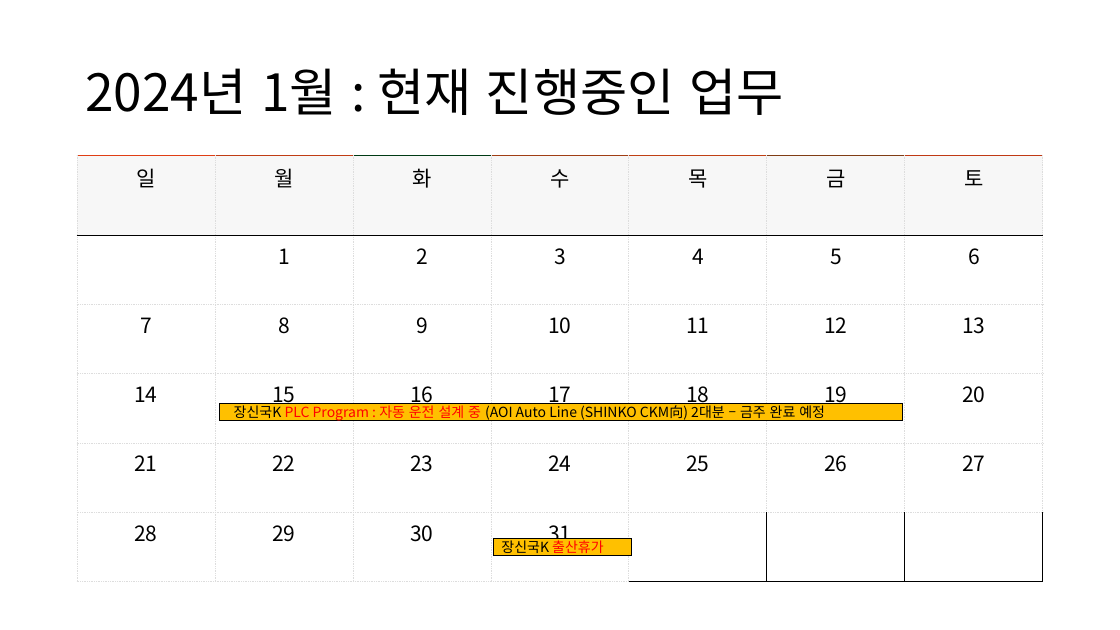
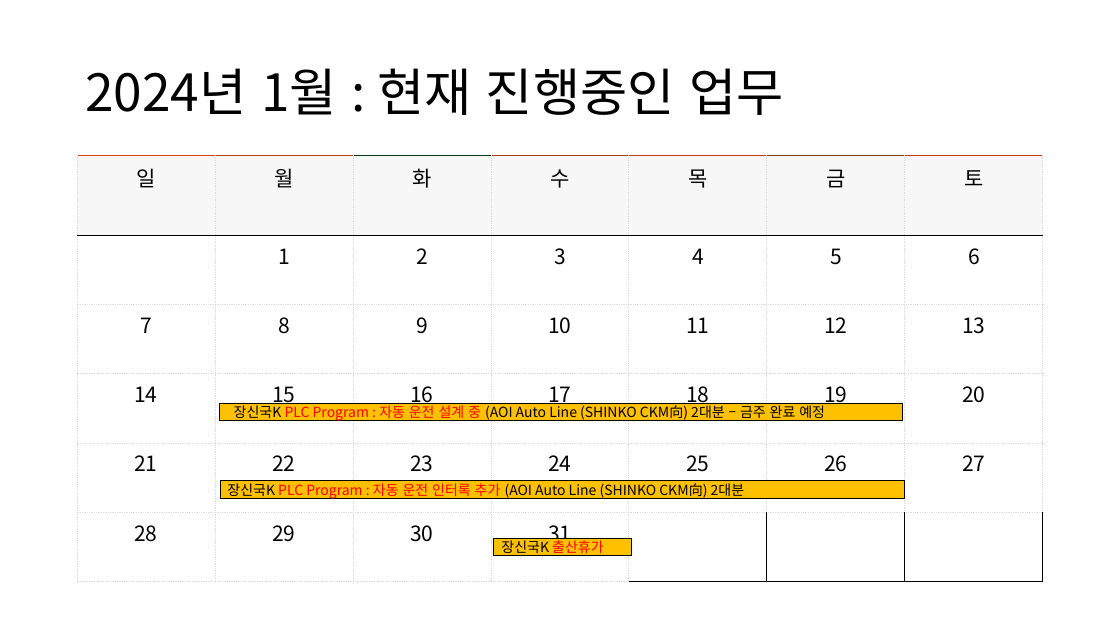
Before and after one commit to ShinYongDae/MyJob, a slide deck: slide 7 of HW제어그룹_프로젝트상태보고서.pptx. Drawn at 1120x630 pixels with LibreOffice and Linux fonts; fonts in the diff are those of the drawing. Boxes give left, top, right and bottom in pixels: in the first picture for what was removed or moved away, otherwise in the second. Text is boxed around its words. In the diff, an @@ line names an element or a change of style, - is before the commit and + after.

```diff
--- a/HW제어그룹_프로젝트상태보고서.pptx
+++ b/HW제어그룹_프로젝트상태보고서.pptx
@@ rectangle added at bbox=[220, 481, 904, 498], fill #FFC000, outline #000000 0.75 pt @@
@@ text added at bbox=[227, 483, 745, 500], 12 pt, text #000000 @@
+장신국K PLC Program : 자동 운전 인터록 추가 (AOI Auto Line (SHINKO CKM向) 2대분
```
Also in this commit, not shown: 6 other slides changed.
